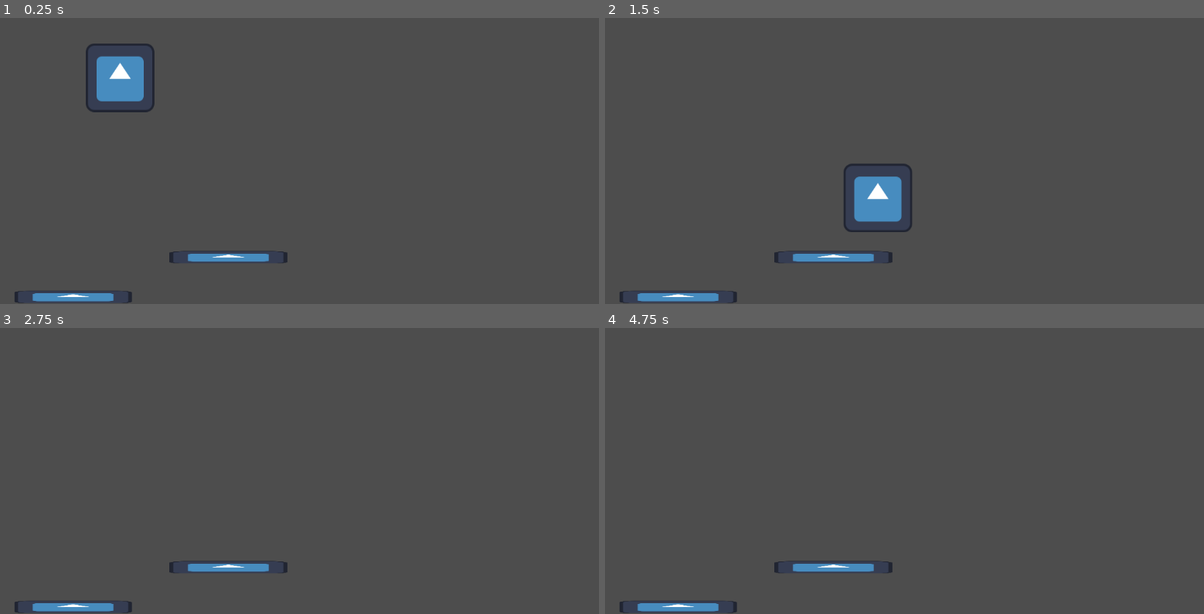
Above: before the commit, frames 1-4 (two rows, left to right).
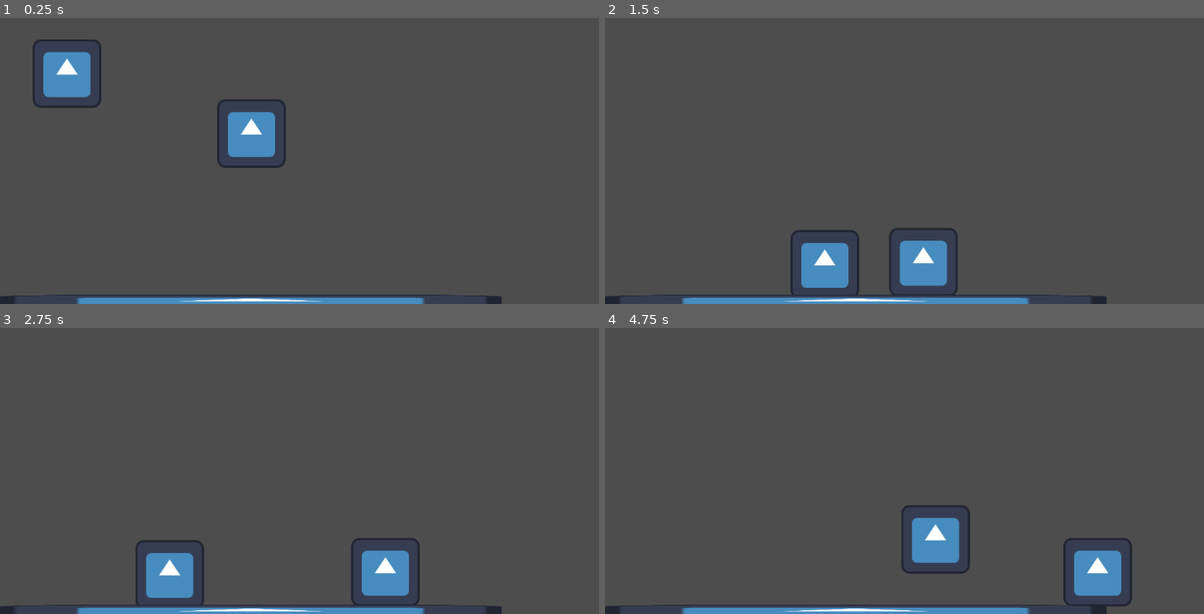
Above: after the commit, the same moments.

Repository: Sakinoanime/Godot-action-game
Game: Godot game, scene res://scenes/world.tscn
The game is run twice, just before and just after one commit, with the same random seed, the same clock (stepped at 60 frames per second) and the same inputs. The engine's default icon, where the game draws it, is replaced by a stand-in: a white triangle on a blue panel in a dark square.
Inputs:
- Up to frame 1 (0.25 s): no input
- Up to frame 2 (1.5 s): tap Enter (ui_accept) at 0.5, 0.77 s; hold D (right) from 0.53 s (still down)
- Up to frame 3 (2.75 s): tap Enter (ui_accept) at 1.52 s; release D (right) at 2.03 s; hold A (left) from 2.03 s (still down)
- Up to frame 4 (4.75 s): release A (left) at 2.78 s; hold D (right) 2.78-4.28 s; tap Enter (ui_accept) at 3.02, 3.77, 4.52 s; hold A (left) from 4.28 s (still down)

The runs differ from the first frame. In frame 1, 7.2% of the frame differs, in the area x 0-84%, y 7-100%; in frame 2, 6.7%; in frame 3, 5.5%; in frame 4, 5.7%.

Commit message:
added (not working) enemy

Diff:
--- a/action-game/project.godot
+++ b/action-game/project.godot
@@ -43,6 +43,12 @@
 ]
 }
 
+[layer_names]
+
+2d_physics/layer_1="world"
+2d_physics/layer_2="player"
+2d_physics/layer_3="enemy"
+
 [physics]
 
 3d/physics_engine="Jolt Physics"
--- /dev/null
+++ b/action-game/scenes/enemy.tscn
@@ -0,0 +1,28 @@
+[gd_scene format=3 uid="uid://b4rjtjg687oo7"]
+
+[ext_resource type="Texture2D" uid="uid://tj1hfb1endrx" path="res://art/icon.svg" id="1_7p1mj"]
+[ext_resource type="Script" uid="uid://bnncl2x7k0v3i" path="res://scripts/enemy.gd" id="1_md0e3"]
+
+[sub_resource type="RectangleShape2D" id="RectangleShape2D_md0e3"]
+size = Vector2(126, 126)
+
+[sub_resource type="CircleShape2D" id="CircleShape2D_4ra3w"]
+radius = 261.29675
+
+[node name="enemy" type="CharacterBody2D" unique_id=209333744]
+script = ExtResource("1_md0e3")
+
+[node name="Icon" type="Sprite2D" parent="." unique_id=330152186]
+texture = ExtResource("1_7p1mj")
+
+[node name="CollisionShape2D" type="CollisionShape2D" parent="." unique_id=1397541206]
+shape = SubResource("RectangleShape2D_md0e3")
+
+[node name="vision" type="Area2D" parent="." unique_id=534977862]
+collision_layer = 4
+collision_mask = 3
+
+[node name="CollisionShape2D" type="CollisionShape2D" parent="vision" unique_id=1607708692]
+shape = SubResource("CircleShape2D_4ra3w")
+
+[connection signal="body_entered" from="vision" to="." method="_on_vision_body_entered"]
--- a/action-game/scenes/world.tscn
+++ b/action-game/scenes/world.tscn
@@ -3,42 +3,18 @@
 [ext_resource type="Script" uid="uid://d3xq5nicuo7jq" path="res://scripts/world.gd" id="1_k0juu"]
 [ext_resource type="PackedScene" uid="uid://foaoyoax18ag" path="res://scenes/player.tscn" id="2_71j4m"]
 [ext_resource type="Texture2D" uid="uid://tj1hfb1endrx" path="res://art/icon.svg" id="3_qfnet"]
+[ext_resource type="PackedScene" uid="uid://b4rjtjg687oo7" path="res://scenes/enemy.tscn" id="4_k0juu"]
+
+[sub_resource type="LabelSettings" id="LabelSettings_fj7yv"]
 
 [sub_resource type="RectangleShape2D" id="RectangleShape2D_tlwt5"]
 size = Vector2(217, 20)
 
-[sub_resource type="LabelSettings" id="LabelSettings_fj7yv"]
+[sub_resource type="RectangleShape2D" id="RectangleShape2D_k0juu"]
+size = Vector2(934.5, 20)
 
 [node name="Node2D" type="Node2D" unique_id=319417427]
 script = ExtResource("1_k0juu")
-
-[node name="player" parent="." unique_id=67563030 instance=ExtResource("2_71j4m")]
-position = Vector2(224, 193)
-
-[node name="platforms" type="Node" parent="." unique_id=200416249]
-
-[node name="PLATFORM STATICBODY" type="StaticBody2D" parent="platforms" unique_id=1137327560]
-position = Vector2(135, 635)
-
-[node name="CollisionShape2D" type="CollisionShape2D" parent="platforms/PLATFORM STATICBODY" unique_id=381193097]
-shape = SubResource("RectangleShape2D_tlwt5")
-
-[node name="Icon" type="Sprite2D" parent="platforms/PLATFORM STATICBODY" unique_id=1921171797]
-position = Vector2(1.3750058, -1.5258789e-05)
-scale = Vector2(1.7128904, 0.17968774)
-texture = ExtResource("3_qfnet")
-
-[node name="PLATFORM STATICBODY2" type="StaticBody2D" parent="platforms" unique_id=162691287]
-position = Vector2(135, 635)
-
-[node name="CollisionShape2D" type="CollisionShape2D" parent="platforms/PLATFORM STATICBODY2" unique_id=907126994]
-position = Vector2(290, -75)
-shape = SubResource("RectangleShape2D_tlwt5")
-
-[node name="Icon" type="Sprite2D" parent="platforms/PLATFORM STATICBODY2" unique_id=1138144138]
-position = Vector2(291, -74.000015)
-scale = Vector2(1.7128904, 0.17968774)
-texture = ExtResource("3_qfnet")
 
 [node name="Canvas" type="CanvasLayer" parent="." unique_id=1572824522]
 
@@ -58,3 +34,46 @@
 text = "horizontal velocity:
 vertical velocity: "
 label_settings = SubResource("LabelSettings_fj7yv")
+
+[node name="player" parent="." unique_id=67563030 instance=ExtResource("2_71j4m")]
+position = Vector2(125, 185)
+
+[node name="platforms" type="Node" parent="." unique_id=200416249]
+
+[node name="PLATFORM STATICBODY" type="StaticBody2D" parent="platforms" unique_id=1137327560]
+position = Vector2(114, 818)
+
+[node name="CollisionShape2D" type="CollisionShape2D" parent="platforms/PLATFORM STATICBODY" unique_id=381193097]
+shape = SubResource("RectangleShape2D_tlwt5")
+
+[node name="Icon" type="Sprite2D" parent="platforms/PLATFORM STATICBODY" unique_id=1921171797]
+position = Vector2(1.3750058, -1.5258789e-05)
+scale = Vector2(1.7128904, 0.17968774)
+texture = ExtResource("3_qfnet")
+
+[node name="PLATFORM STATICBODY3" type="StaticBody2D" parent="platforms" unique_id=797073296]
+position = Vector2(107, 643)
+
+[node name="CollisionShape2D" type="CollisionShape2D" parent="platforms/PLATFORM STATICBODY3" unique_id=767718850]
+position = Vector2(358.75, 0)
+shape = SubResource("RectangleShape2D_k0juu")
+
+[node name="Icon" type="Sprite2D" parent="platforms/PLATFORM STATICBODY3" unique_id=2138496908]
+position = Vector2(360.375, -0.25003815)
+scale = Vector2(7.3222656, 0.1757812)
+texture = ExtResource("3_qfnet")
+
+[node name="PLATFORM STATICBODY2" type="StaticBody2D" parent="platforms" unique_id=162691287]
+position = Vector2(114, 818)
+
+[node name="CollisionShape2D" type="CollisionShape2D" parent="platforms/PLATFORM STATICBODY2" unique_id=907126994]
+position = Vector2(290, -75)
+shape = SubResource("RectangleShape2D_tlwt5")
+
+[node name="Icon" type="Sprite2D" parent="platforms/PLATFORM STATICBODY2" unique_id=1138144138]
+position = Vector2(291, -74.000015)
+scale = Vector2(1.7128904, 0.17968774)
+texture = ExtResource("3_qfnet")
+
+[node name="enemy" parent="." unique_id=209333744 instance=ExtResource("4_k0juu")]
+position = Vector2(444, 297)
--- /dev/null
+++ b/action-game/scripts/enemy.gd
@@ -0,0 +1,41 @@
+extends CharacterBody2D
+
+var speed = 100.0
+var direction = 1
+var player = null
+
+var gravity = ProjectSettings.get_setting("physics/2d/default_gravity")
+
+func _on_area_2d_body_entered(body):
+	if body.is_in_group("player"): # Make sure your Player is in the "player" group
+		player = body
+
+func _physics_process(delta):
+	# Apply horizontal movement
+	velocity.x = speed * direction
+
+	if not is_on_floor():
+		# Multiply gravity by delta to make it frame-rate independent
+		velocity.y += gravity * delta
+
+	# Basic wall detection: flip direction if hitting a wall
+	if is_on_wall():
+		direction *= -1
+		$Sprite2D.flip_h = direction < 0
+
+	if player:
+		# Calculate direction toward player
+		var dir = (player.global_position - global_position).normalized()
+		velocity = dir * speed
+	else:
+		velocity.x = speed * direction
+
+	# Move and slide handles collisions automatically
+	move_and_slide()
+
+
+func _on_vision_body_entered(body: Node2D) -> void:
+
+	if body.is_in_group("player"): # Make sure your Player is in the "player" group
+		player = body
+		print("player entered")
Not shown, added: action-game/scripts/enemy.gd.uid
